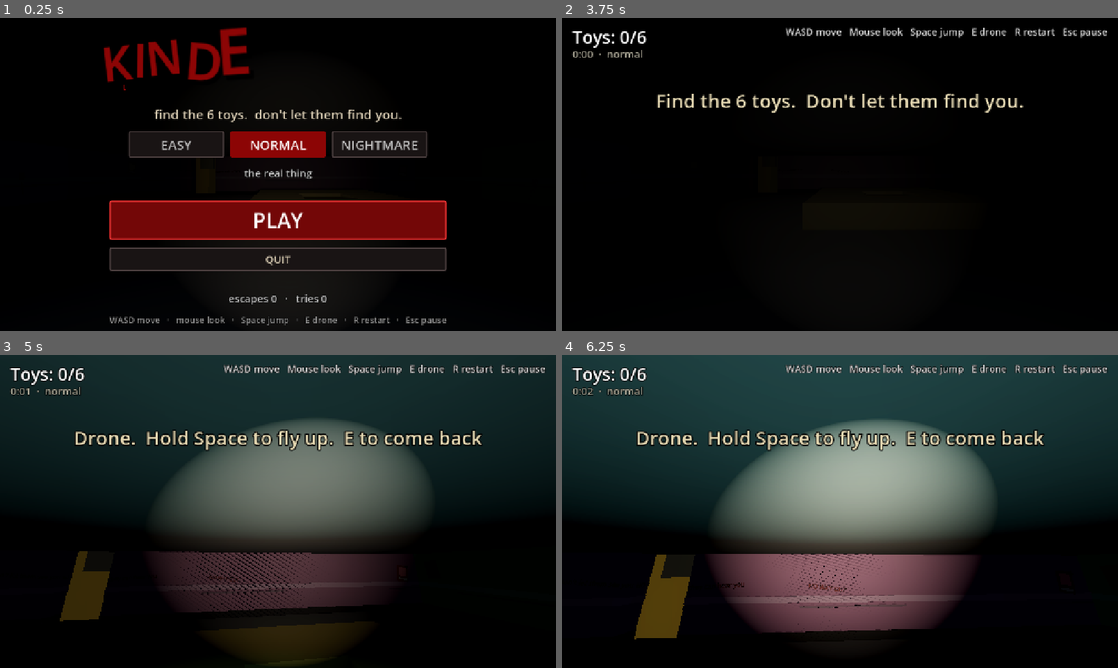
Above: before the commit, frames 1-4 (two rows, left to right).
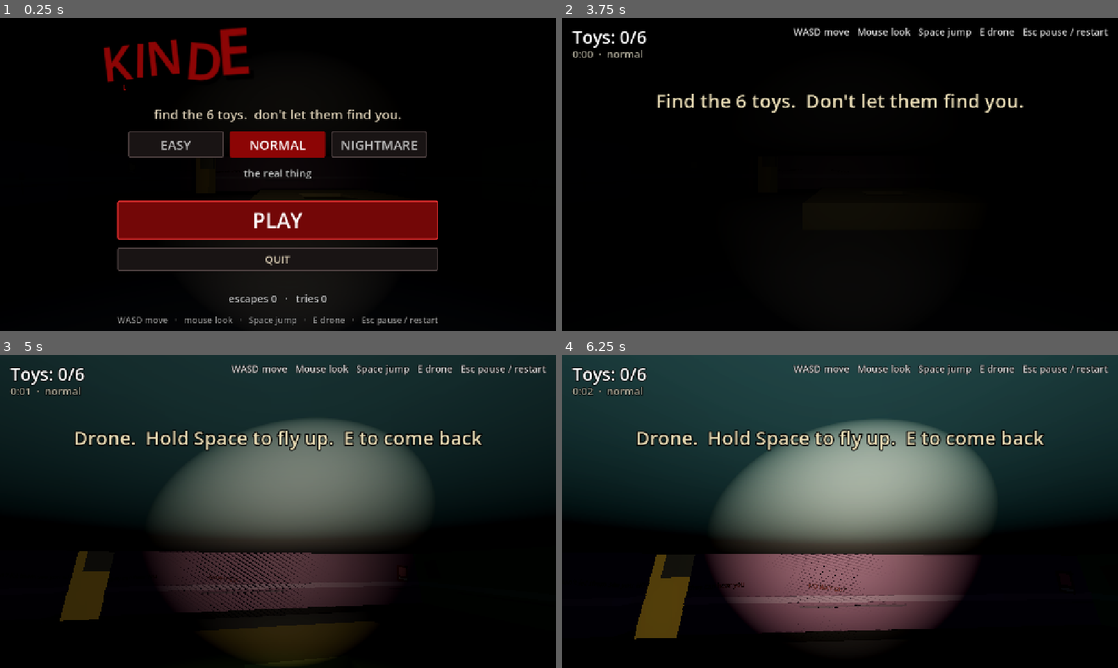
Above: after the commit, the same moments.

Repository: thorrism/mavericks-playground
Game: Godot game, scene res://scenes/kinder.tscn
Same seed, same stepped clock (60 frames per second), same inputs: the game is played once before the commit and once after it.
Inputs (mouse positions are in pixels of both pictures, inside the frame that each line leads up to):
- Up to frame 1 (0.25 s): no input
- Up to frame 2 (3.75 s): click "EASY" at 0.5 s; click "EASY" at 1.25 s; click "NORMAL" at 2 s; click "NORMAL" at 2.75 s; click "PLAY" at 3.5 s
- Up to frame 3 (5 s): tap Enter (ui_accept) at 4.25 s; move the mouse to (305, 511) at 4.27 s; hold W (move_forward) from 4.28 s (still down); hold Space (jump) from 4.28 s (still down); tap E (drone) at 4.35 s
- Up to frame 4 (6.25 s): keep holding W (move_forward); move the mouse to (812, 511) at 5.02 s; release Space (jump) at 5.03 s; tap Space (jump) at 5.1, 5.27, 5.57 s; tap E (drone) at 5.3, 5.85 s; move the mouse to (851, 505) at 5.77 s; hold Space (jump) from 5.78 s (still down)

The runs differ from the first frame. In frame 1, 2.6% of the frame differs, in the area x 19-81%, y 29-99%; in frame 2, 0.9%; in frame 3, 0.9%; in frame 4, 0.9%.

Commit message:
Remove the R restart key (RESTART is only in the pause menu); review fixes: phone pause button after death, stale touch input across pause, live difficulty rescales spawn grace
Co-Authored-By: Devin AI <158243242+devin-ai-integration[bot]@users.noreply.github.com>

Diff:
--- a/scenes/kinder.tscn
+++ b/scenes/kinder.tscn
@@ -135,7 +135,7 @@
 theme_override_colors/font_outline_color = Color(0, 0, 0, 1)
 theme_override_constants/outline_size = 6
 theme_override_font_sizes/font_size = 22
-text = "WASD move   Mouse look   Space jump   E drone   R restart   Esc pause"
+text = "WASD move   Mouse look   Space jump   E drone   Esc pause / restart"
 horizontal_alignment = 2
 
 [node name="MessageLabel" type="Label" parent="HUD"]
--- a/scripts/arena.gd
+++ b/scripts/arena.gd
@@ -36,6 +36,9 @@
 
 
 func _process(delta: float) -> void:
+	if Input.is_action_just_pressed("restart"):
+		get_tree().reload_current_scene()
+		return
 	var target := robot.global_position + camera_offset
 	camera.global_position = camera.global_position.lerp(target, camera_follow_speed * delta)
 	camera.look_at(robot.global_position + Vector3.UP * 0.5)
--- a/scripts/kinder.gd
+++ b/scripts/kinder.gd
@@ -157,6 +157,7 @@
 		menu.show_title.call_deferred(Game.last_result)
 		Game.last_result = ""
 	else:
+		menu.hide_menu()
 		_begin_run()
 
 
--- a/scripts/menu.gd
+++ b/scripts/menu.gd
@@ -105,6 +105,7 @@
 	_box.visible = true
 	_pause_tap.visible = false
 	_quit.visible = not OS.has_feature("mobile")
+	TouchControls.release_all()
 	get_tree().paused = true
 	Input.mouse_mode = Input.MOUSE_MODE_VISIBLE
 	_play.grab_focus()
@@ -133,7 +134,7 @@
 		stats += "   ·   best %s" % Settings.fmt_time(Settings.best_time)
 	_stats.text = stats
 	_controls.text = ("drag to look   ·   joystick to move   ·   JUMP   ·   DRONE" if TouchControls.is_touch()
-		else "WASD move   ·   mouse look   ·   Space jump   ·   E drone   ·   R restart   ·   Esc pause")
+		else "WASD move   ·   mouse look   ·   Space jump   ·   E drone   ·   Esc pause / restart")
 
 
 # ---------------------------------------------------------------------------
--- a/scripts/monster.gd
+++ b/scripts/monster.gd
@@ -150,6 +150,7 @@
 ## The difficulty picked on the title screen scales the numbers from _apply_kind (see Settings.TUNING).
 func _apply_difficulty() -> void:
 	var t: Dictionary = Settings.monster_tuning()
+	var old_grace := spawn_grace
 	wander_speed = _base_wander_speed * t["speed"]
 	chase_speed = _base_chase_speed * t["speed"]
 	see_distance = _base_see_distance * t["sight"]
@@ -160,6 +161,8 @@
 	lose_after = _base_lose_after * t["persist"]
 	search_time = _base_search_time * t["persist"]
 	spawn_grace = _base_spawn_grace * t["grace"]
+	if _grace > 0.0 and old_grace > 0.0:
+		_grace = _grace / old_grace * spawn_grace
 
 
 func _apply_kind() -> void:
--- a/scripts/robot.gd
+++ b/scripts/robot.gd
@@ -81,9 +81,6 @@
 	# --- fell off the world? go back to the start ---
 	if global_position.y < -10.0:
 		respawn()
-
-	if Input.is_action_just_pressed("restart"):
-		get_tree().reload_current_scene()
 
 
 func respawn() -> void:
--- a/scripts/touch_controls.gd
+++ b/scripts/touch_controls.gd
@@ -53,6 +53,20 @@
 		_look_delta += event.relative
 
 
+## Forget every finger currently on the screen (called when a menu takes over the input).
+static func release_all() -> void:
+	if _instance == null:
+		return
+	_instance._joy_touch_index = -1
+	_instance._joy_vector = Vector2.ZERO
+	_instance._joy_knob.position = (_instance._joy_base.size - _instance._joy_knob.size) / 2.0
+	_instance._look_touch_index = -1
+	_instance._look_delta = Vector2.ZERO
+	_instance._jump_queued = false
+	_instance._jump_held = false
+	_instance._drone_queued = false
+
+
 func _over_button(pos: Vector2) -> bool:
 	for child in get_children():
 		if child is Button and child.get_global_rect().has_point(pos):
--- a/tests/smoke_test.gd
+++ b/tests/smoke_test.gd
@@ -449,6 +449,16 @@
 	await process_frame
 	_check(menu.mode == menu.Mode.HIDDEN and not paused, "RESUME unfreezes the game")
 
+	# R is not a restart key any more (RESTART is only in the pause menu)
+	var tries_before: int = settings.attempts
+	Input.action_press("restart")
+	await physics_frame
+	await physics_frame
+	Input.action_release("restart")
+	await _settle(5)
+	_check(is_instance_valid(level) and not level.is_queued_for_deletion() and settings.attempts == tries_before,
+		"pressing R does nothing (same level, still try #%d)" % settings.attempts)
+
 
 func _count_in_map(ch: String) -> int:
 	var n := 0
Not shown, changed: PLAYING_WITH_DEVIN.md
Not shown, changed: README.md
